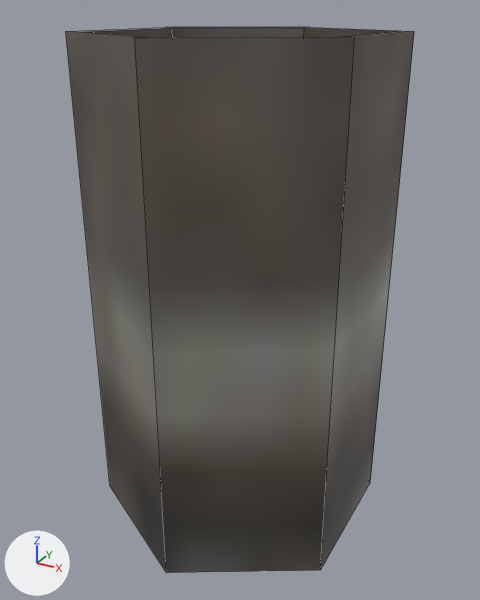
The FBX model Assets/FBX/German 130/german_130_bullet_shell.fbx as it was, and as the next commit left it.
Both versions are drawn from a 50 mm camera at (0.00813, -0.01483, 0.00749) aimed at (0.00003, -0.0001, 0.00013). Lighting does not change. The marker at lower left points along +X, +Y and +Z. Mesh edges are drawn as thin lines. Where no turn or scale is listed for an object, it has been applied to the vertices.

Names of what the first picture shows: 'bullet_shell'.
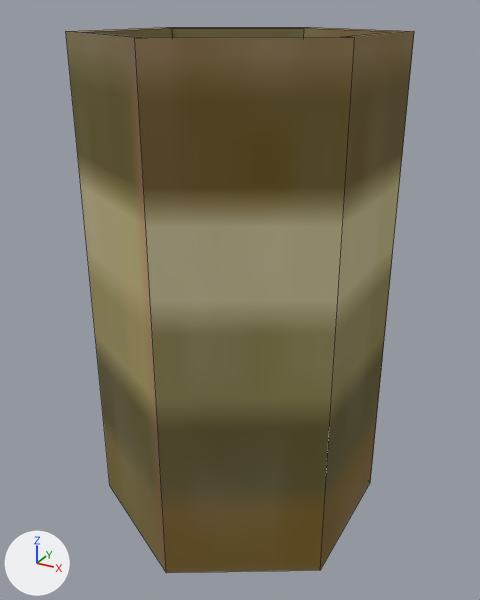
Where the change shows, as pixel boxes (x1, y1, x2, y2) in the pictures (480 x 600 px):
'bullet_shell', surface changed, mesh turned (grey to yellow): (66, 27, 414, 573) in both

What changed in the scene script:
```text
Add img_german_130_texture_png:
    img_german_130_texture_png = load_image('german_130_texture.png', 'german_130_texture.png', 256, 256, 'sRGB')
Change mat_texture:
    mat_texture.texture: img_texture_png -> img_german_130_texture_png
    mat_texture.roughness: 0.5 -> 1.0
Change me_cylinder_002:
    where me_cylinder_002.from_pydata(...)  # 24 vertices, 20 faces; spans x -0.00356..0.00356, y -0.00411..0.00411, z -0.00625..0.00699
    used by ob_bullet_shell; location = (0.0, 0.0, 0.0)
    me_cylinder_002 part 1: the whole mesh is turned -180 degrees about the z axis through its middle
```
